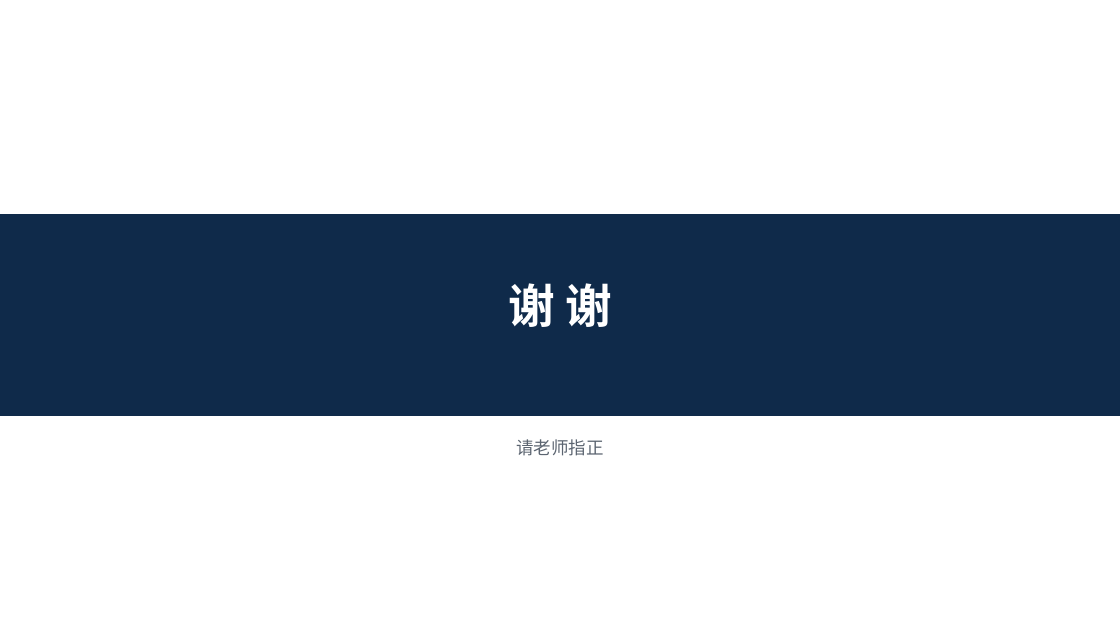
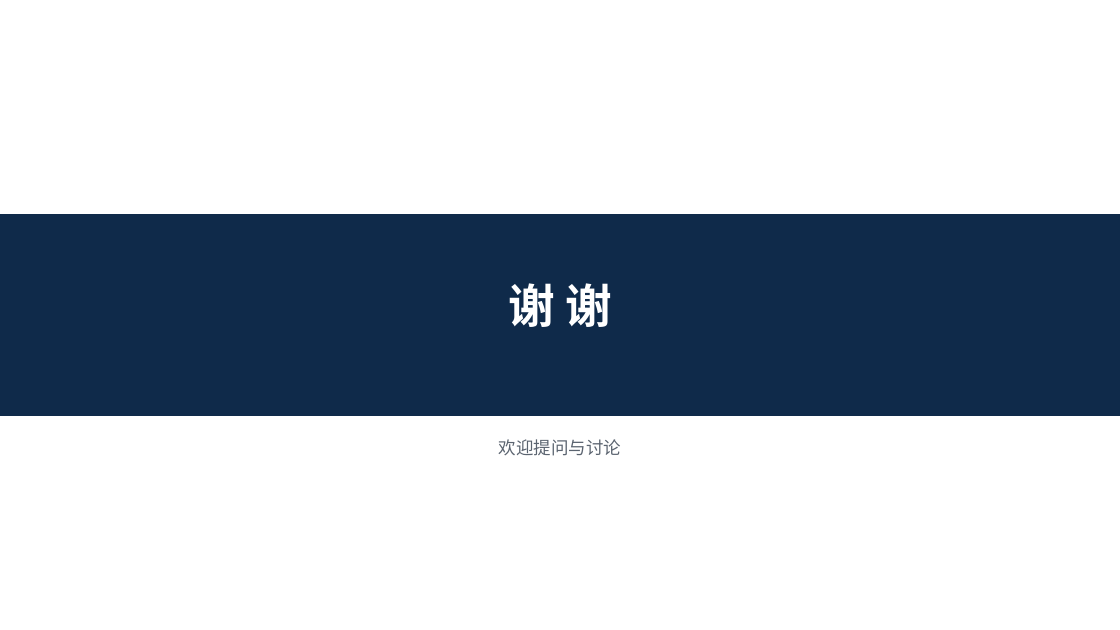
Before and after one commit to yiiiiiii1/multi-agent-remote-sensing, a slide deck: slide 39 of 阶段2-卫星多智能体防御/presentations/卫星多智能体安全调研汇报.pptx. Drawn at 1120x630 pixels with LibreOffice and Linux fonts; fonts in the diff are those of the drawing. Boxes give left, top, right and bottom in pixels: in the first picture for what was removed or moved away, otherwise in the second. Text is boxed around its words. In the diff, an @@ line names an element or a change of style, - is before the commit and + after.

```diff
--- a/阶段2-卫星多智能体防御/presentations/卫星多智能体安全调研汇报.pptx
+++ b/阶段2-卫星多智能体防御/presentations/卫星多智能体安全调研汇报.pptx
@@ text at [499, 439, 621, 456]: text changed @@
-请老师指正
+欢迎提问与讨论
```
Also in this commit, not shown: 12 other slides changed, 3 other files.
